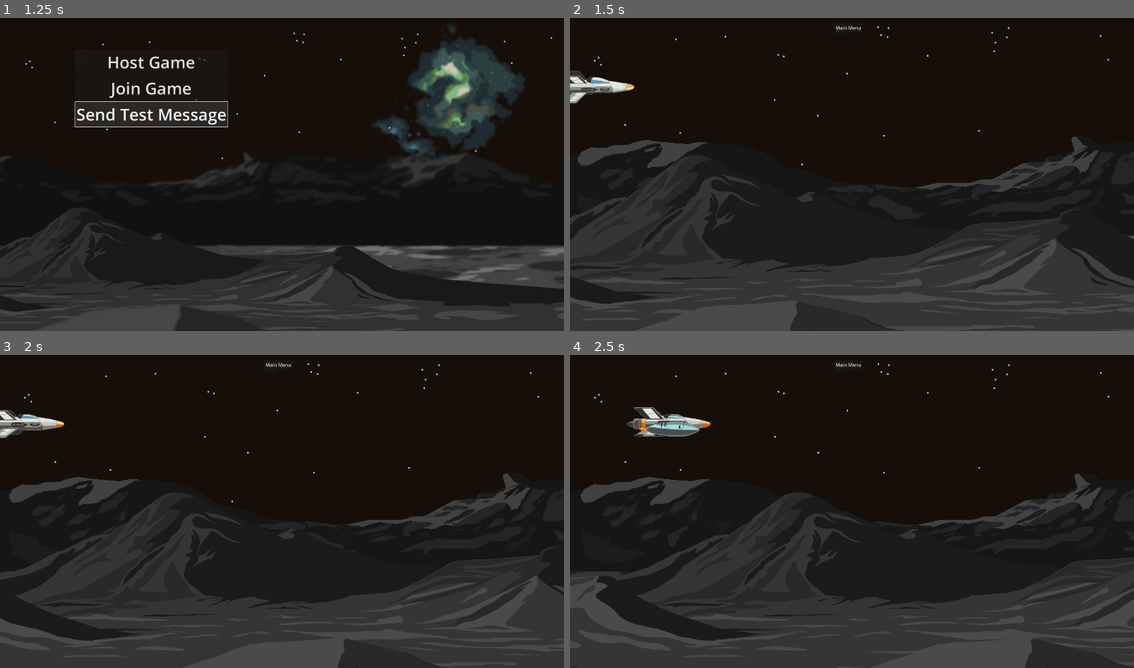
Above: before the commit, frames 1-4 (two rows, left to right).
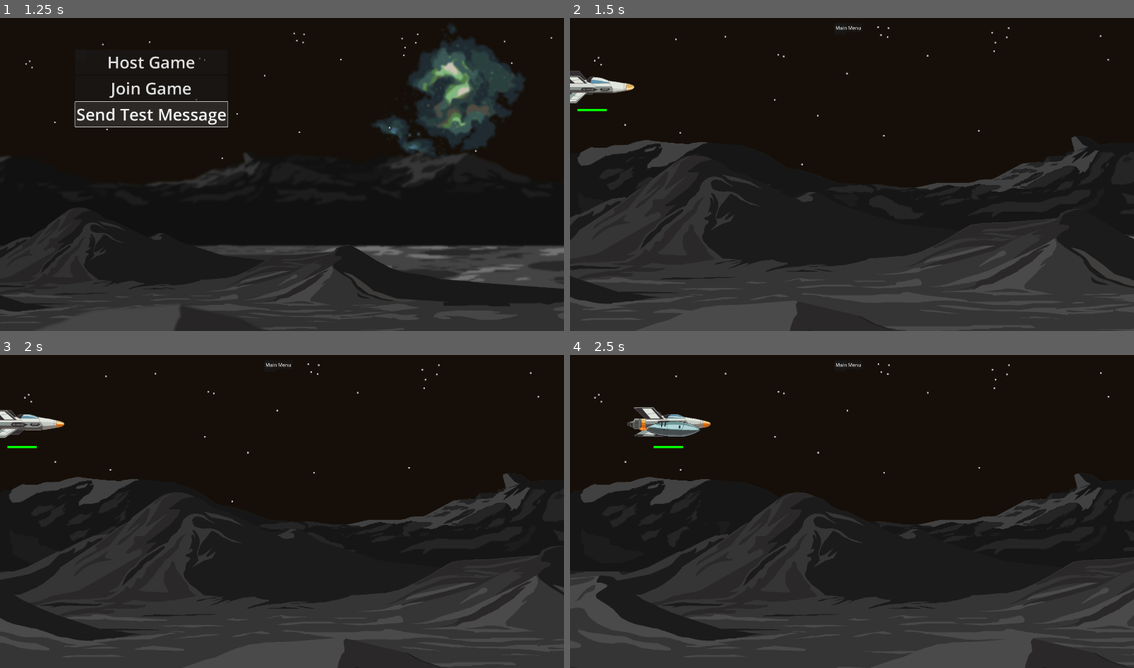
Above: after the commit, the same moments.

Repository: AUTeddy/godot-intro-multiplayer-1
Game: Godot game, scene res://scenes/main_menu.tscn
Same seed, same stepped clock (60 frames per second), same inputs: the game is played once before the commit and once after it.
Inputs:
- Up to frame 1 (1.25 s): click "Send Test Message" at 0.5 s
- Up to frame 2 (1.5 s): click "Host Game" at 1.25 s
- Up to frame 3 (2 s): no input
- Up to frame 4 (2.5 s): hold D (right) from 2.03 s (still down); tap Space (fire) at 2.1 s

Frame 1 is identical in both runs. In frame 2, less than 0.1% of the frame differs, in the area x 1-7%, y 29-30%; in frame 3, less than 0.1%; in frame 4, less than 0.1%, in the area x 14-21%, y 29-30%.

Commit message:
Section 4 Complete
- players can take damage from projectiles
- players now have a health bar
- players health resets after death

Diff:
--- a/scenes/player.tscn
+++ b/scenes/player.tscn
@@ -1,10 +1,13 @@
-[gd_scene load_steps=9 format=3 uid="uid://c8lhimkedr6pn"]
+[gd_scene load_steps=14 format=3 uid="uid://c8lhimkedr6pn"]
 
 [ext_resource type="Script" uid="uid://cnirl4fbcu71k" path="res://scripts/player.gd" id="1_3vyb7"]
 [ext_resource type="SpriteFrames" uid="uid://djepmkigcjqks" path="res://assets/ship_sprite_frames.tres" id="2_g2els"]
 [ext_resource type="Script" uid="uid://bhsaax8jly61e" path="res://scripts/player_input.gd" id="3_qhqgy"]
 [ext_resource type="Script" uid="uid://djmkaq8jm51v3" path="res://scripts/weapon.gd" id="4_dqkch"]
 [ext_resource type="PackedScene" uid="uid://cc3hgxo55hou7" path="res://scenes/projectile.tscn" id="5_qlg0r"]
+[ext_resource type="Script" uid="uid://dash6tjwn1c6" path="res://scripts/components/hurt_component.gd" id="6_fjrip"]
+[ext_resource type="Script" uid="uid://pomul4e5d0i1" path="res://scripts/components/attribute_component.gd" id="6_smehm"]
+[ext_resource type="Script" uid="uid://bd52tlm3o3hqg" path="res://scripts/components/hurtbox_component.gd" id="7_smehm"]
 
 [sub_resource type="SceneReplicationConfig" id="SceneReplicationConfig_g2els"]
 properties/0/path = NodePath(".:position")
@@ -13,32 +16,44 @@
 properties/1/path = NodePath(".:selected_ship")
 properties/1/spawn = true
 properties/1/replication_mode = 0
-
-[sub_resource type="CapsuleShape2D" id="CapsuleShape2D_qhqgy"]
-radius = 50.0
-height = 250.0
+properties/2/path = NodePath("AttributeComponent:health")
+properties/2/spawn = true
+properties/2/replication_mode = 2
 
 [sub_resource type="SceneReplicationConfig" id="SceneReplicationConfig_qhqgy"]
 properties/0/path = NodePath("PlayerInput:input_dir")
 properties/0/spawn = true
 properties/0/replication_mode = 1
 
-[node name="Player" type="CharacterBody2D" node_paths=PackedStringArray("player_input", "input_synchronizer", "player_sprite")]
+[sub_resource type="CapsuleShape2D" id="CapsuleShape2D_qhqgy"]
+radius = 50.0
+height = 250.0
+
+[sub_resource type="Gradient" id="Gradient_smehm"]
+resource_local_to_scene = true
+offsets = PackedFloat32Array(0)
+colors = PackedColorArray(0, 1, 0, 1)
+
+[sub_resource type="GradientTexture2D" id="GradientTexture2D_ur7pv"]
+resource_local_to_scene = true
+gradient = SubResource("Gradient_smehm")
+width = 100
+height = 8
+fill_from = Vector2(0.00206825, 0.0775595)
+
+[node name="Player" type="Node2D" node_paths=PackedStringArray("player_input", "input_synchronizer", "player_sprite", "attribute_component", "health_bar")]
 script = ExtResource("1_3vyb7")
 player_input = NodePath("PlayerInput")
 input_synchronizer = NodePath("PlayerInput/InputSynchronizer")
 player_sprite = NodePath("AnimatedSprite2D")
+attribute_component = NodePath("AttributeComponent")
+health_bar = NodePath("HealthBarContainer/HealthBar")
 
 [node name="MultiplayerSynchronizer" type="MultiplayerSynchronizer" parent="."]
 replication_config = SubResource("SceneReplicationConfig_g2els")
 
-[node name="CollisionShape2D" type="CollisionShape2D" parent="."]
-rotation = 1.5708
-shape = SubResource("CapsuleShape2D_qhqgy")
-
 [node name="AnimatedSprite2D" type="AnimatedSprite2D" parent="."]
 sprite_frames = ExtResource("2_g2els")
-animation = &"ship2"
 autoplay = "default"
 
 [node name="PlayerInput" type="Node" parent="."]
@@ -61,3 +76,53 @@
 
 [node name="Projectiles" type="Node2D" parent="."]
 top_level = true
+
+[node name="AttributeComponent" type="Node" parent="."]
+script = ExtResource("6_smehm")
+metadata/_custom_type_script = "uid://pomul4e5d0i1"
+
+[node name="HurtboxComponent" type="Area2D" parent="."]
+script = ExtResource("7_smehm")
+metadata/_custom_type_script = "uid://bd52tlm3o3hqg"
+
+[node name="CollisionShape2D" type="CollisionShape2D" parent="HurtboxComponent"]
+rotation = 1.5708
+shape = SubResource("CapsuleShape2D_qhqgy")
+
+[node name="HurtComponent" type="Node" parent="." node_paths=PackedStringArray("hurtbox_component", "attribute_component")]
+script = ExtResource("6_fjrip")
+hurtbox_component = NodePath("../HurtboxComponent")
+attribute_component = NodePath("../AttributeComponent")
+metadata/_custom_type_script = "uid://dash6tjwn1c6"
+
+[node name="HealthBarContainer" type="Control" parent="."]
+layout_mode = 3
+anchors_preset = 8
+anchor_left = 0.5
+anchor_top = 0.5
+anchor_right = 0.5
+anchor_bottom = 0.5
+offset_left = -55.0
+offset_top = 37.0
+offset_right = 45.0
+offset_bottom = 77.0
+grow_horizontal = 2
+grow_vertical = 2
+size_flags_vertical = 3
+
+[node name="HealthBar" type="TextureProgressBar" parent="HealthBarContainer"]
+layout_mode = 1
+anchors_preset = 8
+anchor_left = 0.5
+anchor_top = 0.5
+anchor_right = 0.5
+anchor_bottom = 0.5
+offset_left = -50.0
+offset_top = 20.0
+offset_right = 50.0
+offset_bottom = 28.0
+grow_horizontal = 2
+grow_vertical = 2
+max_value = 5.0
+value = 5.0
+texture_progress = SubResource("GradientTexture2D_ur7pv")
--- a/scenes/projectile.tscn
+++ b/scenes/projectile.tscn
@@ -1,7 +1,8 @@
-[gd_scene load_steps=5 format=3 uid="uid://cc3hgxo55hou7"]
+[gd_scene load_steps=6 format=3 uid="uid://cc3hgxo55hou7"]
 
 [ext_resource type="Script" uid="uid://ddkhweotm8c4d" path="res://scripts/projectile.gd" id="1_c8fcr"]
 [ext_resource type="SpriteFrames" uid="uid://cuo2tavbvbfcv" path="res://assets/projectile_sprite_frames.tres" id="2_q3m7n"]
+[ext_resource type="Script" uid="uid://s5sn2tc115ng" path="res://scripts/components/hitbox_component.gd" id="3_softn"]
 
 [sub_resource type="SceneReplicationConfig" id="SceneReplicationConfig_q3m7n"]
 properties/0/path = NodePath(".:position")
@@ -18,7 +19,7 @@
 radius = 26.69
 height = 180.59
 
-[node name="Projectile" type="Area2D" node_paths=PackedStringArray("projectile_sprite")]
+[node name="Projectile" type="Node2D" node_paths=PackedStringArray("projectile_sprite")]
 script = ExtResource("1_c8fcr")
 projectile_sprite = NodePath("AnimatedSprite2D")
 
@@ -32,8 +33,10 @@
 
 [node name="VisibleOnScreenNotifier2D" type="VisibleOnScreenNotifier2D" parent="."]
 
-[node name="CollisionShape2D" type="CollisionShape2D" parent="."]
+[node name="HitboxComponent" type="Area2D" parent="."]
+script = ExtResource("3_softn")
+metadata/_custom_type_script = "uid://s5sn2tc115ng"
+
+[node name="CollisionShape2D" type="CollisionShape2D" parent="HitboxComponent"]
 rotation = 1.5708
 shape = SubResource("CapsuleShape2D_q3m7n")
-
-[connection signal="body_entered" from="." to="." method="_on_body_entered"]
--- /dev/null
+++ b/scripts/components/attribute_component.gd
@@ -0,0 +1,19 @@
+class_name AttributeComponent
+extends Node
+
+@export var starting_health = 5
+
+@export var health: int = 5:
+	set(value):
+		health = value
+
+		health_changed.emit()
+
+		if health == 0:
+			no_health.emit()
+
+signal health_changed
+signal no_health
+
+func reset_health():
+	health = starting_health
--- /dev/null
+++ b/scripts/components/hitbox_component.gd
@@ -0,0 +1,18 @@
+class_name HitboxComponent
+extends Area2D
+
+@export var damage: int = 1
+
+signal hit_hurtbox(hurtbox)
+
+func _ready() -> void:
+	area_entered.connect(_on_hurtbox_entered)
+
+func _on_hurtbox_entered(hurtbox: Area2D):
+	if get_parent().fired_by_name == hurtbox.get_parent().name: return
+
+	if not hurtbox is HurtboxComponent: return
+
+	hit_hurtbox.emit(hurtbox)
+
+	hurtbox.hurt.emit(self)
--- /dev/null
+++ b/scripts/components/hurt_component.gd
@@ -0,0 +1,12 @@
+class_name HurtComponent
+extends Node
+
+@export var hurtbox_component: HurtboxComponent
+@export var attribute_component: AttributeComponent
+
+func _ready() -> void:
+	hurtbox_component.hurt.connect(func(hitbox_component: HitboxComponent):
+		if is_multiplayer_authority():
+			attribute_component.health -= hitbox_component.damage
+			print("Player health %s" % attribute_component.health)
+	)
--- /dev/null
+++ b/scripts/components/hurtbox_component.gd
@@ -0,0 +1,4 @@
+class_name HurtboxComponent
+extends Area2D
+
+signal hurt(hitbox)
--- a/scripts/player.gd
+++ b/scripts/player.gd
@@ -1,5 +1,5 @@
 class_name Player
-extends CharacterBody2D
+extends Node2D
 
 const SPEED = 600.0
 const JUMP_VELOCITY = -400.0
@@ -9,6 +9,11 @@
 @export var input_synchronizer: MultiplayerSynchronizer
 @export var player_sprite: AnimatedSprite2D
 @export var selected_ship: String = ship_types[0]
+@export var attribute_component: AttributeComponent
+@export var health_bar: TextureProgressBar
+
+var _health_colors = [Color.RED, Color.ORANGE_RED, Color.YELLOW, Color.GREEN_YELLOW, Color.LIME_GREEN]
+var _velocity: Vector2
 
 func _enter_tree() -> void:
 	player_input.set_multiplayer_authority(str(name).to_int())
@@ -17,14 +22,34 @@
 	input_synchronizer.set_visibility_for(1, true)
 	player_sprite.animation = selected_ship
 
+	attribute_component.health_changed.connect(_health_changed)
+
+	if is_multiplayer_authority():
+		attribute_component.no_health.connect(_player_no_health)
+
 func _physics_process(delta: float) -> void:
 	if get_tree().get_multiplayer().has_multiplayer_peer() and is_multiplayer_authority():
 		var direction := player_input.input_dir
 		if direction:
-			velocity.x = direction.x * SPEED
-			velocity.y = direction.y * SPEED
+			_velocity.x = direction.x * SPEED
+			_velocity.y = direction.y * SPEED
 		else:
-			velocity.x = move_toward(velocity.x, 0, SPEED)
-			velocity.y = move_toward(velocity.y, 0, SPEED)
+			_velocity.x = move_toward(_velocity.x, 0, SPEED)
+			_velocity.y = move_toward(_velocity.y, 0, SPEED)
 
-		move_and_slide()
+		translate(_velocity * delta)
+
+func _health_changed():
+	health_bar.value = attribute_component.health
+
+	if attribute_component.health > 0:
+		var texture = health_bar.texture_progress
+		texture.gradient.colors[0] = _health_colors[attribute_component.health - 1]
+
+func _player_no_health():
+	print("Player died")
+	await get_tree().create_timer(1).timeout
+	reset_player()
+
+func reset_player():
+	attribute_component.reset_health()
--- a/scripts/projectile.gd
+++ b/scripts/projectile.gd
@@ -1,9 +1,10 @@
-extends Area2D
+extends Node2D
 
 @export var projectile_sprite: AnimatedSprite2D
 @export var speed: float = 600.0
 
 @onready var _visible_on_screen_notifier_2d: VisibleOnScreenNotifier2D = $VisibleOnScreenNotifier2D
+@onready var _hitbox_component: HitboxComponent = $HitboxComponent
 
 var flip_dir: int = 1
 var fired_by_name: String
@@ -15,16 +16,16 @@
 	if is_multiplayer_authority():
 		_visible_on_screen_notifier_2d.screen_exited.connect(queue_free)
 
+	_hitbox_component.hit_hurtbox.connect(_hit_hurtbox)
+
 func _physics_process(delta: float) -> void:
 	if is_multiplayer_authority():
 		var dist = speed * delta
 		translate(Vector2(flip_dir * dist, 0))
 
-func _on_body_entered(body: Node2D) -> void:
-	if body.name == fired_by_name: return
+func _hit_hurtbox(hurtbox: HurtboxComponent) -> void:
+	projectile_sprite.animation = "explode"
+	speed = 0
 
-	if body is Player:
-		projectile_sprite.animation = "explode"
-		speed = 0
-		if is_multiplayer_authority() and not projectile_sprite.animation_finished.has_connections():
-			projectile_sprite.animation_finished.connect(queue_free)
+	if is_multiplayer_authority() and not projectile_sprite.animation_finished.has_connections():
+		projectile_sprite.animation_finished.connect(queue_free)
--- a/scripts/weapon.gd
+++ b/scripts/weapon.gd
@@ -15,7 +15,7 @@
 @rpc("any_peer", "call_local")
 func _spawn_projectile():
 	if is_multiplayer_authority():
-		var projectile_scene = projectile.instantiate() as Area2D
+		var projectile_scene = projectile.instantiate() as Node2D
 		projectile_scene.global_transform = _parent_player.global_transform.translated(Vector2(0, 18))
 		projectile_scene.fired_by_name = _parent_player.name
 
Not shown, added: scripts/components/attribute_component.gd.uid
Not shown, added: scripts/components/hitbox_component.gd.uid
Not shown, added: scripts/components/hurt_component.gd.uid
Not shown, added: scripts/components/hurtbox_component.gd.uid
